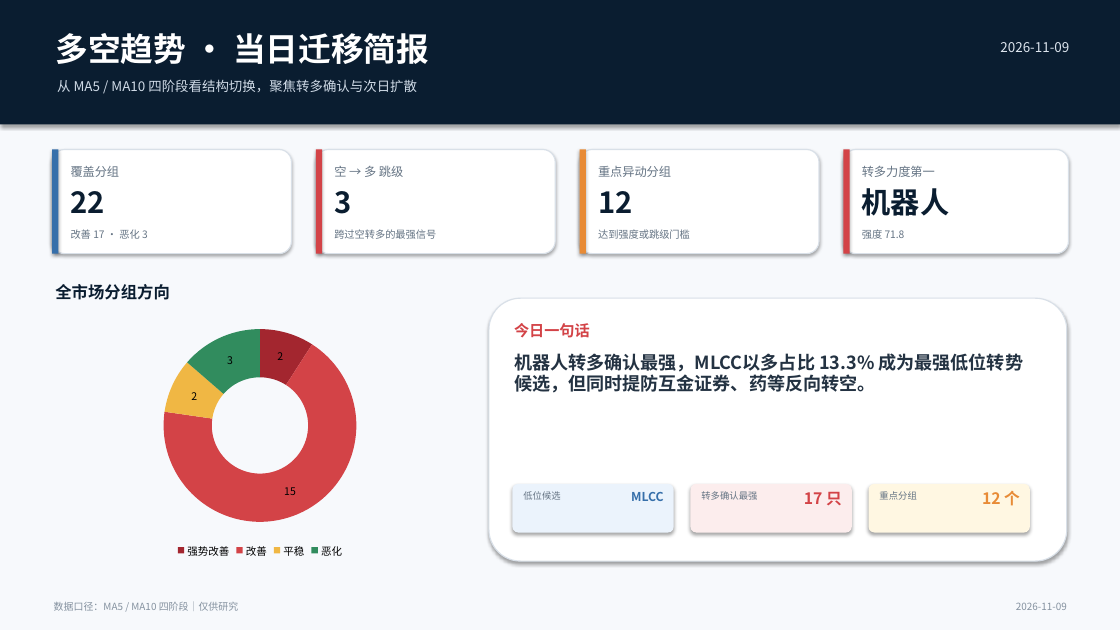
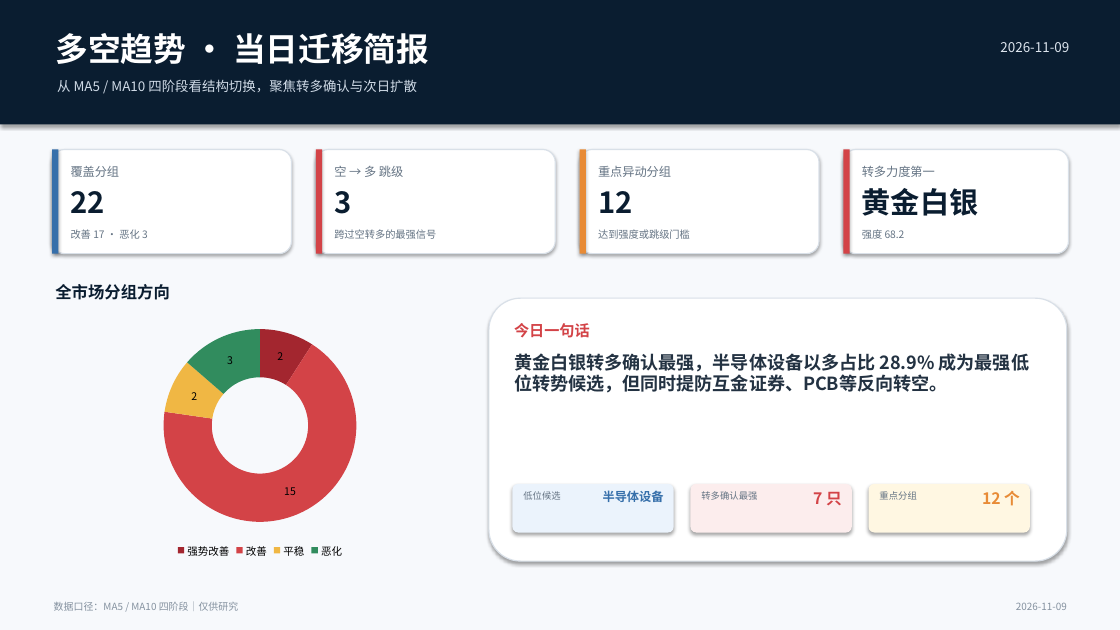
Before and after one commit to nancybhc/a-share-blast-lab, a slide deck: slide 1 of assets/多空阶段简报_2026-11-09.pptx. Drawn at 1120x630 pixels with LibreOffice and Linux fonts; fonts in the diff are those of the drawing. Boxes give left, top, right and bottom in pixels: in the first picture for what was removed or moved away, otherwise in the second. Text is boxed around its words. In the diff, an @@ line names an element or a change of style, - is before the commit and + after.

```diff
--- a/assets/多空阶段简报_2026-11-09.pptx
+++ b/assets/多空阶段简报_2026-11-09.pptx
@@ text at <box>862,188,979,216</box>: text changed @@
-机器人
+黄金白银
@@ text at <box>862,229,905,239</box>: text changed @@
-强度 71.8
+强度 68.2
@@ text at <box>514,353,1029,393</box>: text changed @@
-机器人转多确认最强，MLCC以多占比 13.3% 成为最强低位转势候选，但同时提防互金证券、药等反向转空。
+黄金白银转多确认最强，半导体设备以多占比 28.9% 成为最强低位转势候选，但同时提防互金证券、PCB等反向转空。
@@ text at <box>603,490,664,502</box>: text changed @@
-MLCC
+半导体设备
@@ text at <box>813,492,842,505</box>: text changed @@
-17 只
+7 只
```
Also in this commit, not shown: 3 other slides changed, 11 other files.
